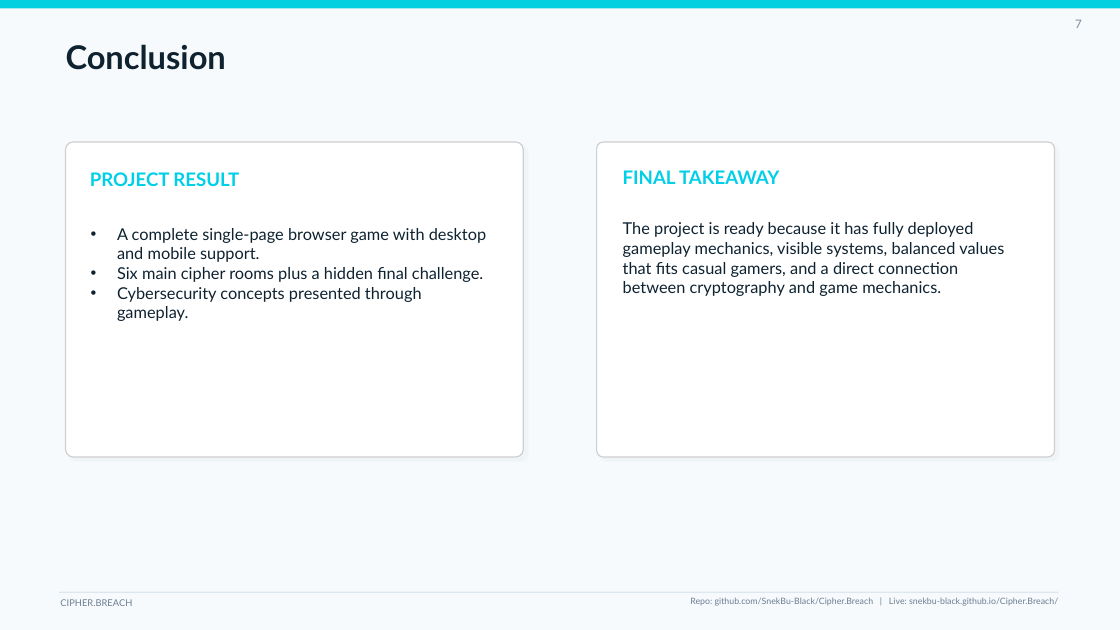
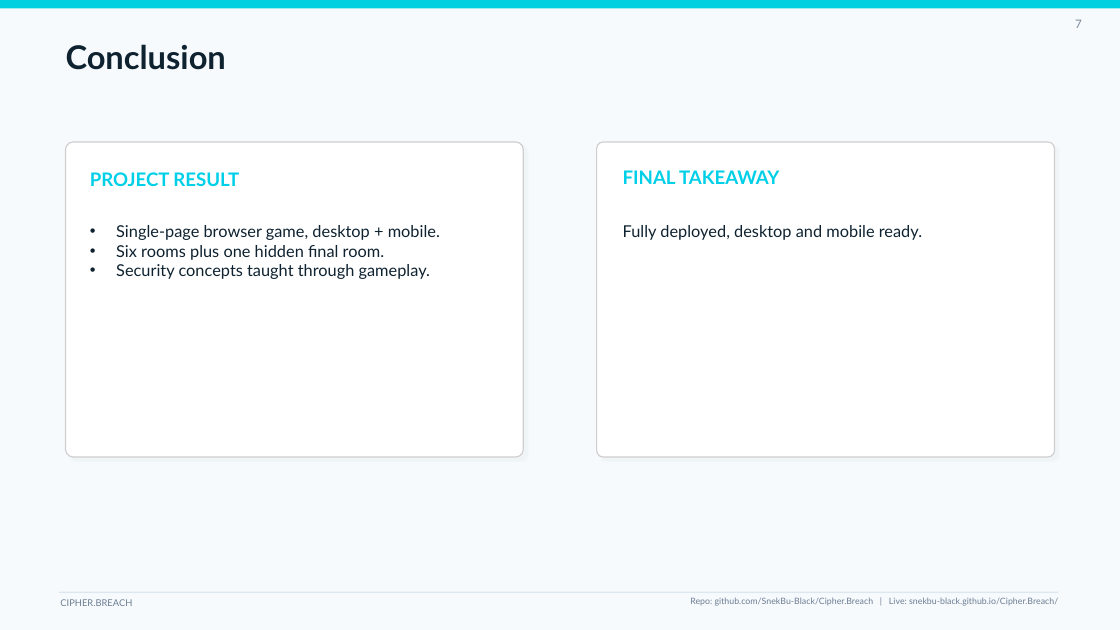
Before and after one commit to SnekBu-Black/Cipher.Breach, a slide deck: slide 7 of Cipher_Breach_Presentation.pptx. Drawn at 1120x630 pixels with LibreOffice and Linux fonts; fonts in the diff are those of the drawing. Boxes give left, top, right and bottom in pixels: in the first picture for what was removed or moved away, otherwise in the second. Text is boxed around its words. In the diff, an @@ line names an element or a change of style, - is before the commit and + after.

```diff
--- a/Cipher_Breach_Presentation.pptx
+++ b/Cipher_Breach_Presentation.pptx
@@ text at [116, 225, 440, 279]: text changed @@
-• A complete single-page browser game with desktop and mobile support.
-• Six main cipher rooms plus a hidden final challenge.
-• Cybersecurity concepts presented through gameplay.
+• Single-page browser game, desktop + mobile.
+• Six rooms plus one hidden final room.
+• Security concepts taught through gameplay.
@@ text at [623, 225, 922, 240]: text changed @@
-The project is ready because it has fully deployed gameplay mechanics, visible systems, balanced values that fits casual gamers, and a direct connection between cryptography and game mechanics.
+Fully deployed, desktop and mobile ready.
```
Also in this commit, not shown: 4 other slides changed.
